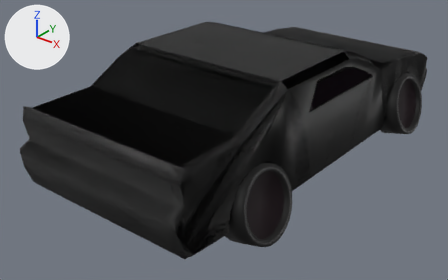
What one commit did to the FBX model Hyper Runner/Assets/Blender/hellcatBossCar.fbx.
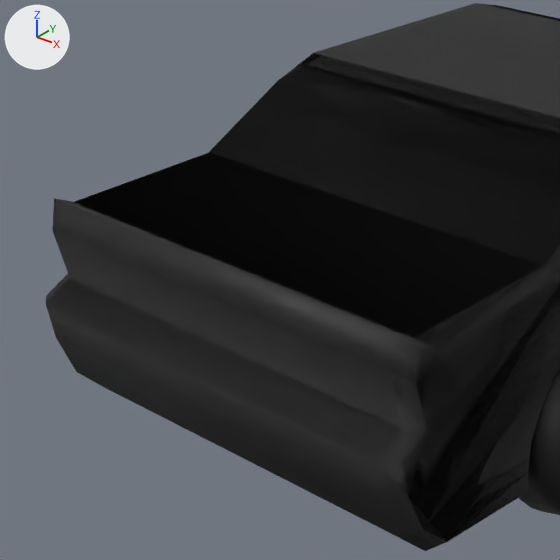
Each version appears first whole from a 50 mm lens placed at (0.546, -1.02, 0.501), pointed at (-0.209, -0.077, -0.084), and next in a close-up on the part from 0% to 54% of the width and 7% to 94% of the height. The axes (+X, +Y, +Z) are drawn at upper left. The lights are the same throughout. Where no turn or scale is listed for an object, it has been applied to the vertices.

The first close-up shows 'Hellcat', 'Wheel'.
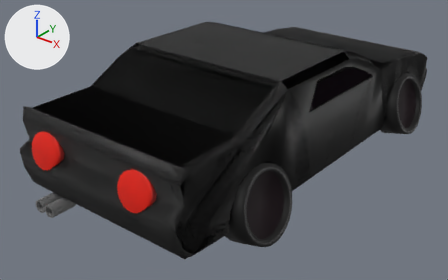
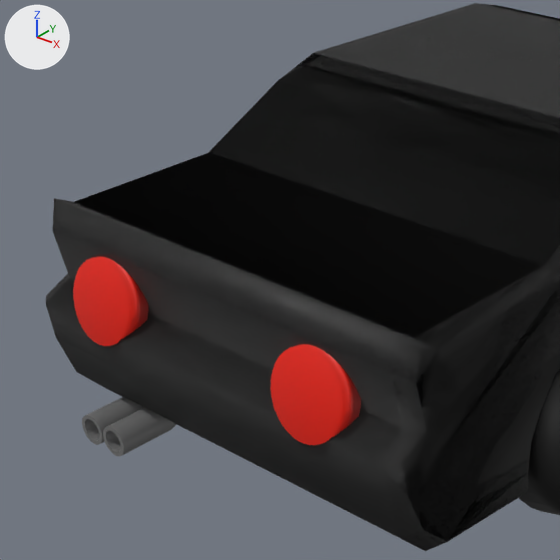
Commit message: Added exhaust pipe to boss race car

What differs and where, as boxes (x1, y1, x2, y2) in the close-ups (560 x 560 px):
```json
{"object": "BackHeadlights", "change": "added", "after": [73, 257, 361, 445], "on screen": "red"}
{"object": "Exhaust", "change": "added", "after": [82, 397, 177, 456]}
```

Scene script edits in JSON lines:
```json
{"op": "add", "block": "mat_exhaustinside", "code": ["mat_exhaustinside = principled_material('ExhaustInside')", "mat_exhaustinside.base_color = (0.0, 0.0, 0.0)  # black #000000"]}
{"op": "add", "block": "mat_exhaust", "code": ["mat_exhaust = principled_material('Exhaust')", "mat_exhaust.base_color = (0.161, 0.161, 0.161)  # grey #707070"]}
{"op": "add", "block": "mat_backheadlights", "code": ["mat_backheadlights = principled_material('BackHeadlights')", "mat_backheadlights.base_color = (0.8, 0.0104, 0.0)  # red #e71a00"]}
{"op": "add", "block": "me_cylinder_004", "code": ["me_cylinder_004 = bpy.data.meshes.new('Cylinder.004')", "me_cylinder_004.from_pydata(...)  # 180 vertices, 148 faces; spans x -0.0124..0.0388, y -0.0373..0.0569, z -0.0126..0.0284", "# faces by material slot: [146, 2]", "me_cylinder_004.materials.append(mat_exhaust)  # grey #707070", "me_cylinder_004.materials.append(mat_exhaustinside)  # black #000000"]}
{"op": "add", "block": "me_cylinder_006", "code": ["me_cylinder_006 = bpy.data.meshes.new('Cylinder.006')", "me_cylinder_006.from_pydata(...)  # a 32-sided cylinder along z spanning x -1.0..1.0, y -1.0..1.0, z -1.0..1.0; a 32-sided cylinder along z spanning x -7.53..-5.53, y -1.0..1.0, z -1.0..1.0", "me_cylinder_006.materials.append(mat_backheadlights)  # red #e71a00"]}
{"op": "add", "block": "ob_exhaust", "code": ["ob_exhaust = bpy.data.objects.new('Exhaust', me_cylinder_004)", "ob_exhaust.location = (-0.301, -0.449, -0.09)"]}
{"op": "add", "block": "ob_backheadlights", "code": ["ob_backheadlights = bpy.data.objects.new('BackHeadlights', me_cylinder_006)", "ob_backheadlights.location = (-0.067, -0.466, 0.021)", "ob_backheadlights.rotation_euler = (-1.351, 0.0, -3.142)  # degrees (-77, 0, -180)", "ob_backheadlights.scale = (-0.0331, -0.0331, -0.00883)"]}
```
